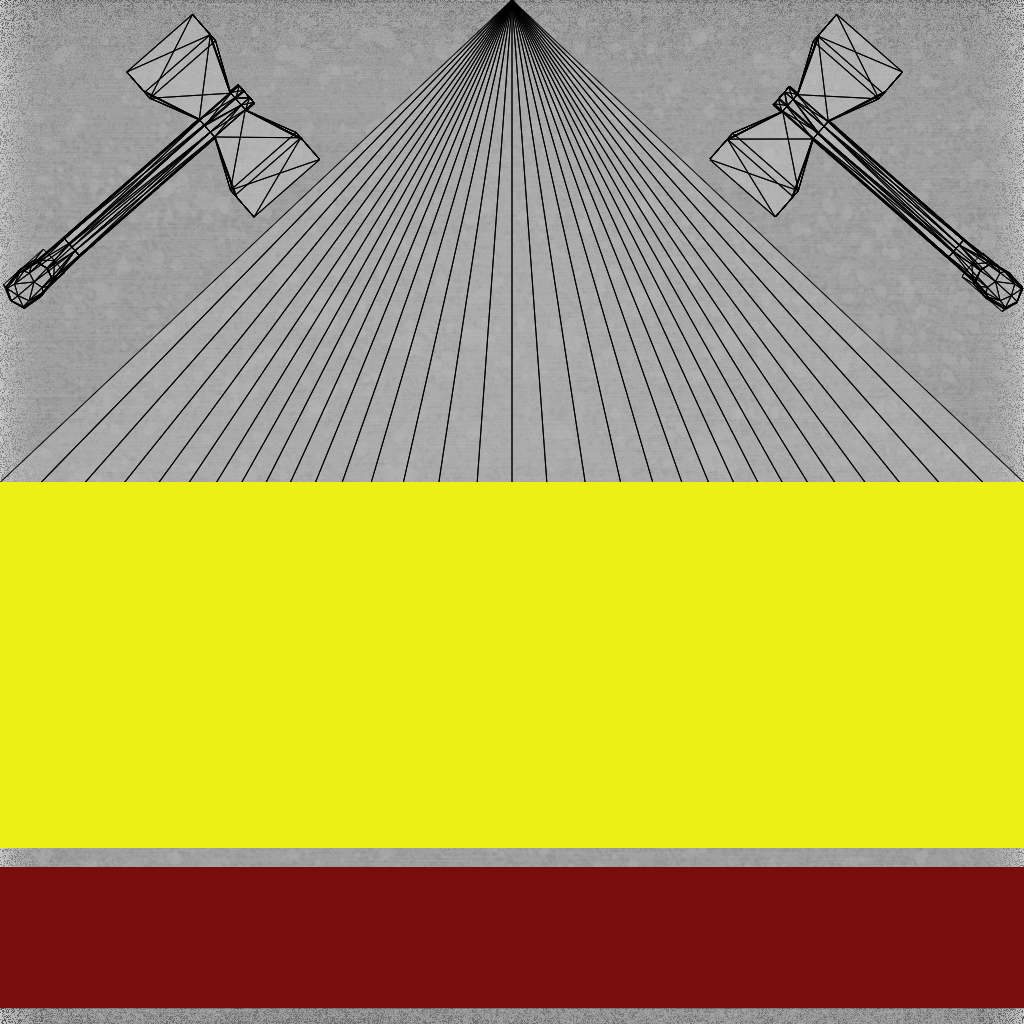
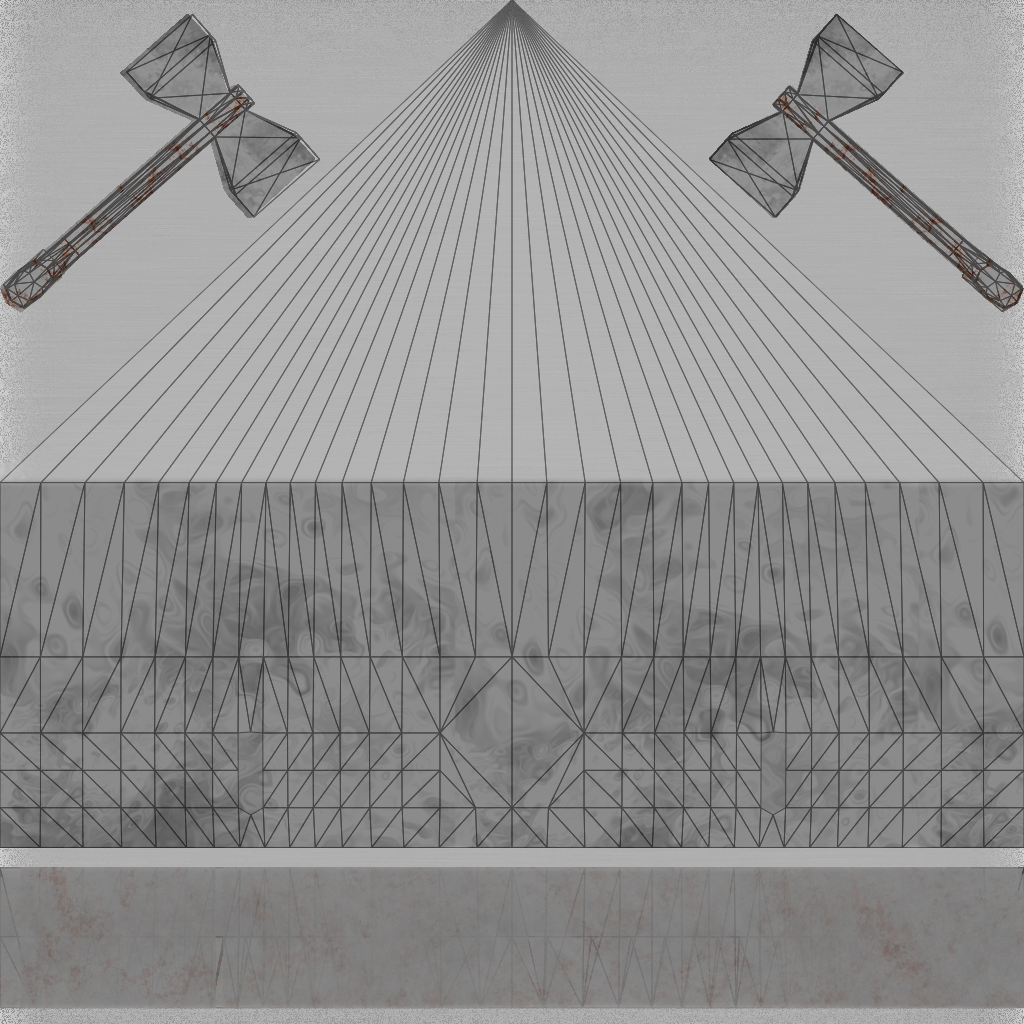
Layered file, before and after one edit (1024 x 1024). Changes by layer:
"BodyTexture.png": opacity 100% → 47%, moved it above "Axes", painted on it over [0,0,1024,1009]
painted on "Axes" over [0,14,1024,313]
painted on "Chest" over [0,476,1024,848]
painted on "NeckCover" over [0,867,1024,1008]
painted on "HigherMetal copy" over [0,0,1024,1024]
